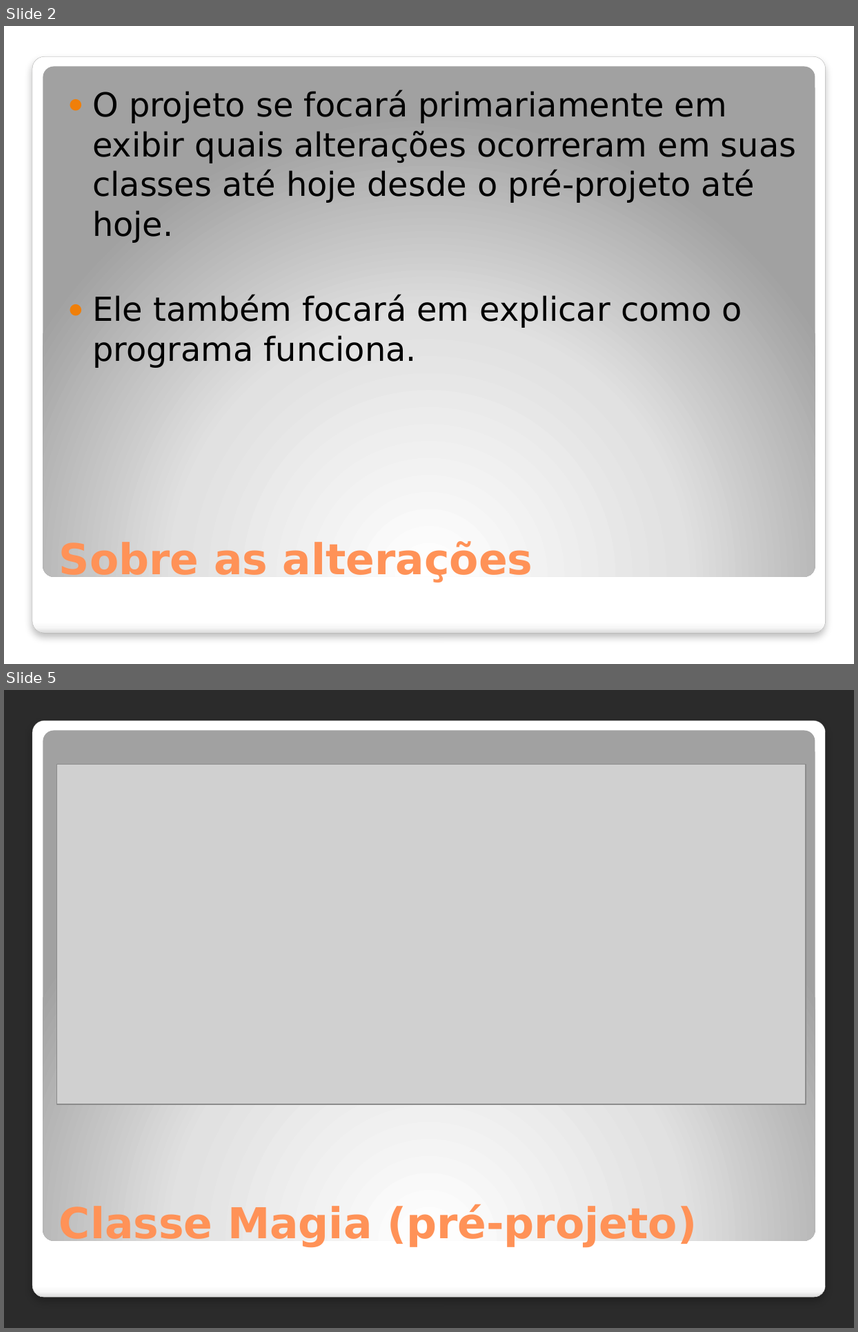
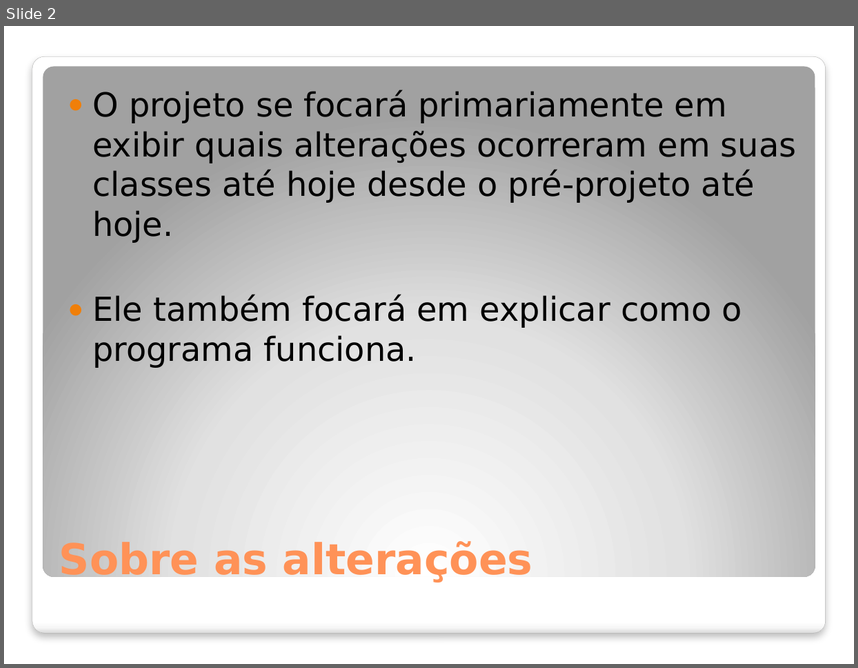
Before and after one commit to Sairaf/ToF2, a slide deck: Apresentação slide/Prog II projeto final.pptx. Shown one above the other, each under a label of ours: slides 2 and 5 before the commit, slide 2 after it; the slides between them are not shown. The pictures are 858x1332 and 858x668 pixels, drawn with LibreOffice and Linux fonts; fonts in the diff are those of the drawing; grey boxes stand for pictures; background and template pictures are left out; a plain dark background stands for a picture behind light text. Boxes give left, top, right and bottom in pixels: in the first picture for what was removed or moved away, otherwise in the second. Text is boxed around its words. In the diff, an @@ line names an element or a change of style, - is before the commit and + after.

```diff
--- a/Apresentação slide/Prog II projeto final.pptx
+++ b/Apresentação slide/Prog II projeto final.pptx
@@ slide 5 removed at (4, 690, 854, 1328), background picture (left out); not listed: 2 template elements that a slide beside it also shows @@
@@ picture removed at (56, 764, 806, 1104) @@
@@ title removed at (59, 1204, 697, 1248) @@
-Classe Magia (pré-projeto)
```
Also in this commit, not shown: 2 slides changed, 7 slides added, 4 other slides removed, 14 other files.
